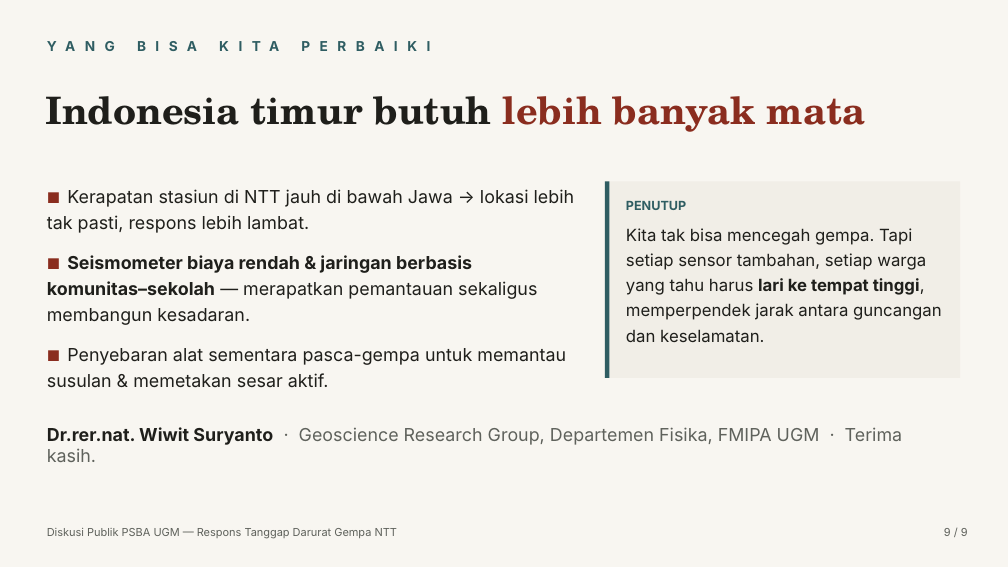
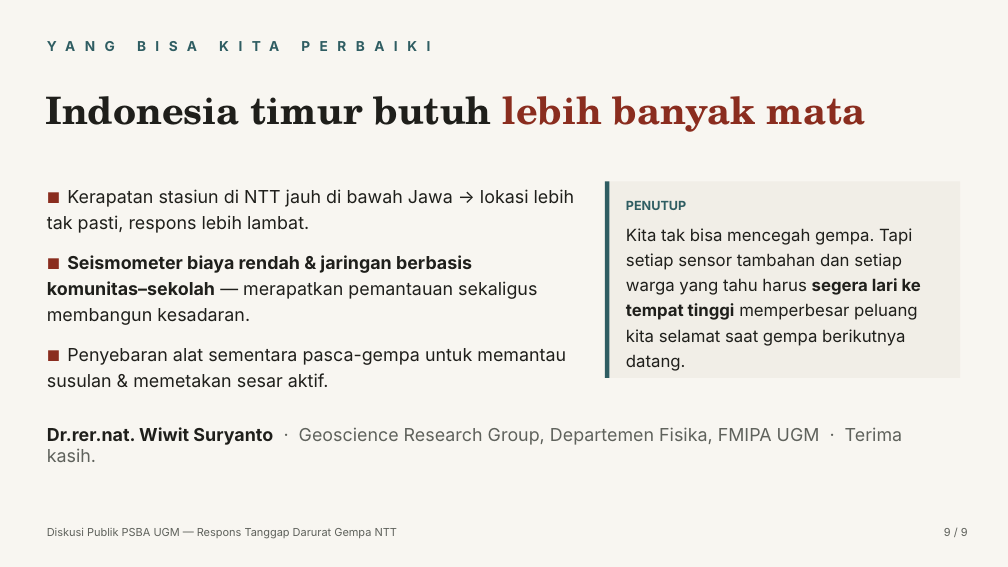
Before and after one commit to maswiet/maswiet.github.io, a slide deck: slide 9 of .design/design-system/elegant-minimalist/outputs/talk-flores-2026/Diskusi_Publik_Gempa_Flores_2026_Wiwit_Suryanto.pptx. Drawn at 1008x567 pixels with LibreOffice and Linux fonts; fonts in the diff are those of the drawing. Boxes give left, top, right and bottom in pixels: in the first picture for what was removed or moved away, otherwise in the second. Text is boxed around its words. In the diff, an @@ line names an element or a change of style, - is before the commit and + after.

```diff
--- a/.design/design-system/elegant-minimalist/outputs/talk-flores-2026/Diskusi_Publik_Gempa_Flores_2026_Wiwit_Suryanto.pptx
+++ b/.design/design-system/elegant-minimalist/outputs/talk-flores-2026/Diskusi_Publik_Gempa_Flores_2026_Wiwit_Suryanto.pptx
@@ text at <box>626,228,921,371</box>: text changed @@
-Kita tak bisa mencegah gempa. Tapi setiap sensor tambahan, setiap warga yang tahu harus lari ke tempat tinggi, memperpendek jarak antara guncangan dan keselamatan.
+Kita tak bisa mencegah gempa. Tapi setiap sensor tambahan dan setiap warga yang tahu harus segera lari ke tempat tinggi memperbesar peluang kita selamat saat gempa berikutnya datang.
```
Also in this commit, not shown: 6 other files.
